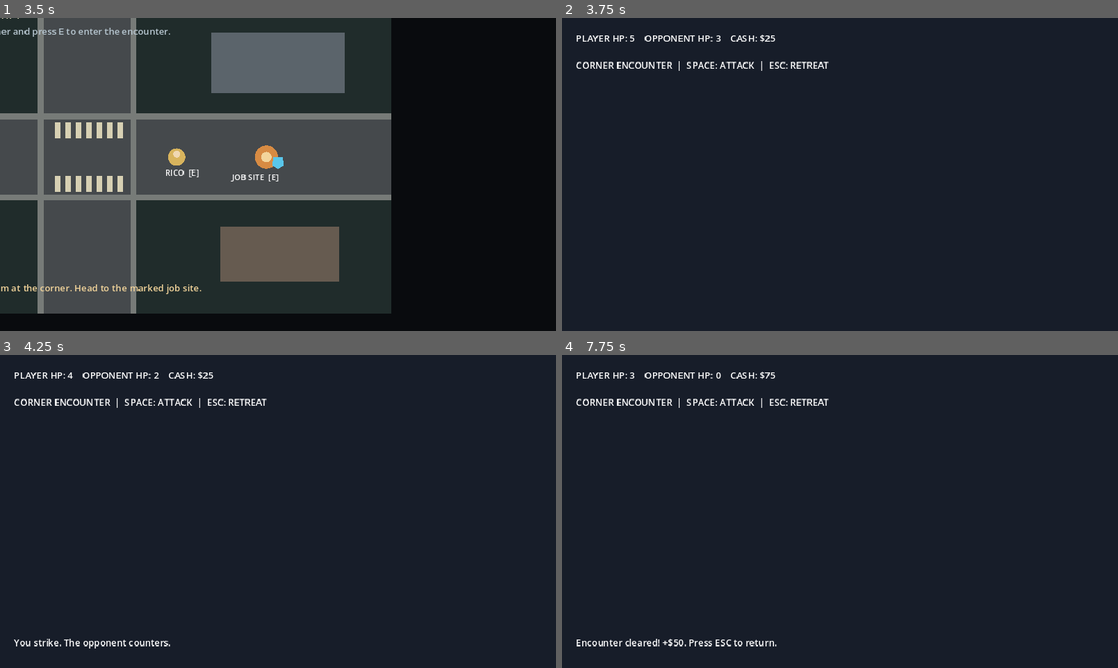
Above: before the commit, frames 1-4 (two rows, left to right).
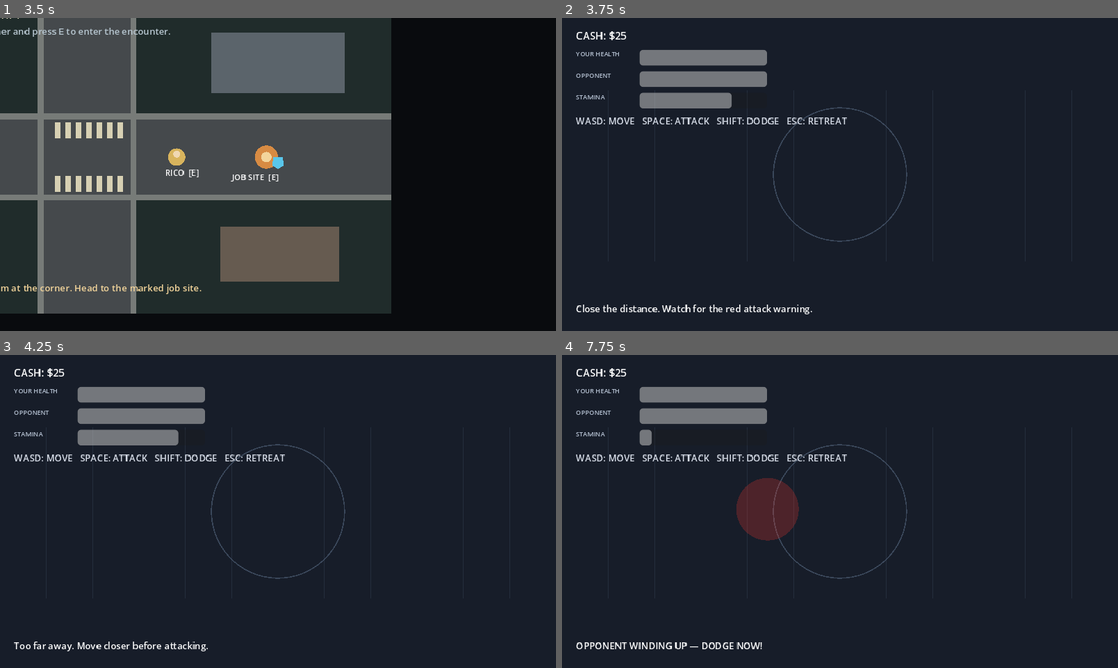
Above: after the commit, the same moments.

Repository: mtecfix/Street-life
Game: Godot game, scene res://scenes/boot/Main.tscn
Two runs of this game, one before a commit and one after it. Both use one fixed random seed, a clock stepped at 60 frames per second and the inputs below.
Inputs:
- Up to frame 1 (3.5 s): tap E (interact) at 0.5, 1.25, 2 s; hold D (move_right) 0.53-1.28 s; tap Shift at 0.6, 1.55, 2.85 s; tap Space at 0.77, 0.8, 1.07, 1.35, 1.52, 1.82, 2.3, 3.02, 3.32 s; hold S (move_down) 1.28-2.03 s; hold D (move_right) 2.03-2.78 s; hold E (interact) 2.03-2.78 s; hold W (move_up) from 2.78 s (still down)
- Up to frame 2 (3.75 s): tap E (interact) at 3.5 s; release W (move_up) at 3.53 s; hold A (move_left) from 3.53 s (still down); tap Shift at 3.6 s
- Up to frame 3 (4.25 s): keep holding A (move_left); tap Space at 3.77, 3.8, 4.07 s
- Up to frame 4 (7.75 s): tap Space at 4.25, 4.35, 4.52, 4.82, 5.3, 6.02, 6.32, 6.77, 6.8, 7.07, 7.35, 7.52 s; tap Shift at 4.55, 5.85, 6.6, 7.55 s; release A (move_left) at 5.03 s; hold S (move_down) 5.03-5.78 s; hold E (interact) 5.03-5.78 s; hold D (move_right) 5.78-6.53 s; hold W (move_up) 6.53-7.28 s; hold D (move_right) from 7.28 s (still down)

Frame 1 is identical in both runs. In frame 2, 5.3% of the frame differs, in the area x 2-63%, y 4-95%; in frame 3, 5.5%; in frame 4, 6.5%, in the area x 2-63%, y 4-94%.

Commit message:
Upgrade combat with movement, stamina, dodge, and enemy telegraphs

Diff:
--- a/game/scripts/combat/combat_arena.gd
+++ b/game/scripts/combat/combat_arena.gd
@@ -1,80 +1,244 @@
 extends Node2D
 
-var enemy_health := 3
-var player_health := 5
-var cooldown := 0.0
+const ARENA_SIZE := Vector2(960, 540)
+const PLAYER_SPEED := 225.0
+const ENEMY_SPEED := 92.0
+const PLAYER_ATTACK_RANGE := 82.0
+const ENEMY_ATTACK_RANGE := 76.0
+const ATTACK_DAMAGE := 25
+const ENEMY_DAMAGE := 18
+const DODGE_COST := 30.0
+const ATTACK_COST := 18.0
+
+var player_health := 100.0
+var enemy_health := 100.0
+var stamina := 100.0
+var attack_cooldown := 0.0
+var enemy_recovery := 0.0
+var telegraph_timer := -1.0
+var dodge_timer := 0.0
+var invulnerability_timer := 0.0
+var dodge_direction := Vector2.ZERO
+var finished := false
+
+var player: Polygon2D
+var enemy: Polygon2D
+var telegraph: Polygon2D
+var stats: Label
 var status: Label
-var stats: Label
-var finished := false
+var player_hp_bar: ProgressBar
+var enemy_hp_bar: ProgressBar
+var stamina_bar: ProgressBar
 
 func _ready() -> void:
     var bg := ColorRect.new()
     bg.color = Color("#171d29")
-    bg.size = Vector2(960, 540)
+    bg.size = ARENA_SIZE
     add_child(bg)
 
-    stats = Label.new()
-    stats.position = Vector2(24, 24)
-    add_child(stats)
-
-    var player := Polygon2D.new()
+    # Arena floor markings.
+    var floor_marks := Node2D.new()
+    add_child(floor_marks)
+    floor_marks.draw.connect(func() -> void:
+        for x in range(80, 960, 80):
+            floor_marks.draw_line(Vector2(x, 125), Vector2(x, 420), Color(0.25, 0.31, 0.39, 0.35), 1.0)
+        floor_marks.draw_arc(Vector2(480, 270), 115.0, 0.0, TAU, 64, Color(0.32, 0.39, 0.48, 0.6), 2.0)
+    )
+    floor_marks.queue_redraw()
+
+    player = Polygon2D.new()
     player.polygon = PackedVector2Array([-15,-20, 15,-20, 18,10, 0,20, -18,10])
     player.color = Color("#63b9d1")
     player.position = Vector2(260, 270)
     add_child(player)
 
-    var enemy := Polygon2D.new()
+    enemy = Polygon2D.new()
     enemy.polygon = PackedVector2Array([-18,-22, 18,-22, 24,12, 0,25, -24,12])
     enemy.color = Color("#d66a55")
     enemy.position = Vector2(690, 270)
     add_child(enemy)
 
+    telegraph = Polygon2D.new()
+    telegraph.polygon = _make_circle(54.0, 40)
+    telegraph.color = Color(0.95, 0.22, 0.18, 0.25)
+    telegraph.visible = false
+    add_child(telegraph)
+
+    stats = Label.new()
+    stats.position = Vector2(24, 18)
+    stats.add_theme_font_size_override("font_size", 18)
+    add_child(stats)
+
+    _add_bar("YOUR HEALTH", Vector2(24, 54), player_health, "player")
+    _add_bar("OPPONENT", Vector2(24, 91), enemy_health, "enemy")
+    _add_bar("STAMINA", Vector2(24, 128), stamina, "stamina")
+
     var heading := Label.new()
-    heading.position = Vector2(24, 70)
-    heading.text = "CORNER ENCOUNTER  |  SPACE: ATTACK  |  ESC: RETREAT"
+    heading.position = Vector2(24, 166)
+    heading.text = "WASD: MOVE   SPACE: ATTACK   SHIFT: DODGE   ESC: RETREAT"
+    heading.add_theme_color_override("font_color", Color("#d6dce7"))
     add_child(heading)
 
     status = Label.new()
-    status.position = Vector2(24, 485)
+    status.position = Vector2(24, 490)
+    status.add_theme_font_size_override("font_size", 16)
     add_child(status)
+    _set_status("Close the distance. Watch for the red attack warning.")
     _refresh()
 
 func _process(delta: float) -> void:
-    cooldown = maxf(0.0, cooldown - delta)
+    if finished:
+        return
+
+    attack_cooldown = maxf(0.0, attack_cooldown - delta)
+    enemy_recovery = maxf(0.0, enemy_recovery - delta)
+    invulnerability_timer = maxf(0.0, invulnerability_timer - delta)
+    stamina = minf(100.0, stamina + 14.0 * delta)
+
+    if dodge_timer > 0.0:
+        dodge_timer = maxf(0.0, dodge_timer - delta)
+        player.position += dodge_direction * 510.0 * delta
+    else:
+        var direction := Input.get_vector("move_left", "move_right", "move_up", "move_down")
+        player.position += direction * PLAYER_SPEED * delta
+
+    player.position.x = clampf(player.position.x, 38.0, ARENA_SIZE.x - 38.0)
+    player.position.y = clampf(player.position.y, 205.0, 445.0)
+
+    var distance := enemy.position.distance_to(player.position)
+    if distance > 61.0:
+        enemy.position = enemy.position.move_toward(player.position, ENEMY_SPEED * delta)
+
+    if telegraph_timer >= 0.0:
+        telegraph_timer -= delta
+        telegraph.position = enemy.position
+        telegraph.visible = true
+        if telegraph_timer <= 0.0:
+            _resolve_enemy_attack()
+    elif enemy_recovery <= 0.0 and distance <= ENEMY_ATTACK_RANGE:
+        telegraph_timer = 0.78
+        telegraph.position = enemy.position
+        telegraph.visible = true
+        _set_status("OPPONENT WINDING UP — DODGE NOW!")
+    else:
+        telegraph.visible = false
+
+    # Blink the player during dodge invulnerability.
+    player.modulate.a = 0.45 if invulnerability_timer > 0.0 and int(Time.get_ticks_msec() / 80) % 2 == 0 else 1.0
+    _refresh()
 
 func _unhandled_input(event: InputEvent) -> void:
     if event.is_action_pressed("ui_cancel"):
         _return_to_neighborhood()
-    elif event is InputEventKey and event.pressed and not event.echo and event.keycode == KEY_SPACE:
-        _attack()
+    elif event is InputEventKey and event.pressed and not event.echo:
+        if event.keycode == KEY_SPACE:
+            _attack()
+        elif event.keycode == KEY_SHIFT:
+            _dodge()
 
 func _attack() -> void:
-    if finished or cooldown > 0.0 or enemy_health <= 0 or player_health <= 0:
-        return
-    cooldown = 0.45
-    enemy_health -= 1
-    if enemy_health > 0:
-        player_health -= 1
-        status.text = "You strike. The opponent counters."
-    else:
-        finished = true
-        GameState.encounters_won += 1
-        GameState.last_combat_won = true
-        GameState.mission_active = false
-        GameState.mission_completed = true
-        GameState.player_cash += GameState.mission_reward
-        status.text = "Encounter cleared! +$%d. Press ESC to return." % GameState.mission_reward
+    if finished or attack_cooldown > 0.0 or stamina < ATTACK_COST:
+        return
+    if player.position.distance_to(enemy.position) > PLAYER_ATTACK_RANGE:
+        _set_status("Too far away. Move closer before attacking.")
+        return
+    stamina -= ATTACK_COST
+    attack_cooldown = 0.42
+    enemy_health = maxf(0.0, enemy_health - ATTACK_DAMAGE)
+    enemy.modulate = Color("#ffffff")
+    if enemy_health <= 0.0:
+        _win_encounter()
+    else:
+        _set_status("Clean hit. Keep pressure on the opponent.")
+
+func _dodge() -> void:
+    if finished or dodge_timer > 0.0 or stamina < DODGE_COST:
+        return
+    var direction := Input.get_vector("move_left", "move_right", "move_up", "move_down")
+    if direction == Vector2.ZERO:
+        direction = (player.position - enemy.position).normalized()
+    if direction == Vector2.ZERO:
+        direction = Vector2.LEFT
+    dodge_direction = direction.normalized()
+    stamina -= DODGE_COST
+    dodge_timer = 0.20
+    invulnerability_timer = 0.42
+    if telegraph_timer >= 0.0:
+        _set_status("Dodge! Create space before the opponent's next move.")
+
+func _resolve_enemy_attack() -> void:
+    telegraph_timer = -1.0
+    telegraph.visible = false
+    enemy_recovery = 1.05
+    if player.position.distance_to(enemy.position) <= ENEMY_ATTACK_RANGE + 20.0 and invulnerability_timer <= 0.0:
+        player_health = maxf(0.0, player_health - ENEMY_DAMAGE)
+        _set_status("You took a hit. Use SHIFT to dodge the next warning.")
+        if player_health <= 0.0:
+            _lose_encounter()
+    else:
+        _set_status("Opponent missed. Counter while there is an opening.")
+
+func _win_encounter() -> void:
+    finished = true
+    GameState.encounters_won += 1
+    GameState.last_combat_won = true
+    GameState.mission_active = false
+    GameState.mission_completed = true
+    GameState.player_cash += GameState.mission_reward
+    _set_status("VICTORY — +$%d earned. Press ESC to return." % GameState.mission_reward)
+    _refresh()
+
+func _lose_encounter() -> void:
+    finished = true
+    GameState.last_combat_won = false
+    GameState.mission_active = false
+    _set_status("DEFEATED — retreat with no payout. Press ESC to return.")
     _refresh()
 
 func _return_to_neighborhood() -> void:
     SceneManager.change_to("res://scenes/world/Neighborhood.tscn")
 
+func _add_bar(caption: String, bar_position: Vector2, initial_value: float, kind: String) -> void:
+    var label := Label.new()
+    label.position = bar_position
+    label.text = caption
+    label.add_theme_font_size_override("font_size", 11)
+    label.add_theme_color_override("font_color", Color("#b9c5d6"))
+    add_child(label)
+
+    var bar := ProgressBar.new()
+    bar.position = bar_position + Vector2(110, 1)
+    bar.size = Vector2(220, 15)
+    bar.min_value = 0
+    bar.max_value = 100
+    bar.value = initial_value
+    bar.show_percentage = false
+    add_child(bar)
+
+    if kind == "player":
+        player_hp_bar = bar
+    elif kind == "enemy":
+        enemy_hp_bar = bar
+    else:
+        stamina_bar = bar
+
+func _make_circle(radius: float, segments: int) -> PackedVector2Array:
+    var points := PackedVector2Array()
+    for i in range(segments):
+        var angle := TAU * float(i) / float(segments)
+        points.append(Vector2(cos(angle), sin(angle)) * radius)
+    return points
+
+func _set_status(message: String) -> void:
+    if status:
+        status.text = message
+
 func _refresh() -> void:
-    stats.text = "PLAYER HP: %d    OPPONENT HP: %d    CASH: $%d" % [player_health, enemy_health, GameState.player_cash]
-    if enemy_health <= 0:
-        status.text = "Encounter cleared! +$%d. Press ESC to return." % GameState.mission_reward
-    elif player_health <= 0:
-        finished = true
-        GameState.last_combat_won = false
-        GameState.mission_active = false
-        status.text = "You are exhausted. Press ESC to retreat."
+    if stats:
+        stats.text = "CASH: $%d" % GameState.player_cash
+    if player_hp_bar:
+        player_hp_bar.value = player_health
+    if enemy_hp_bar:
+        enemy_hp_bar.value = enemy_health
+    if stamina_bar:
+        stamina_bar.value = stamina
